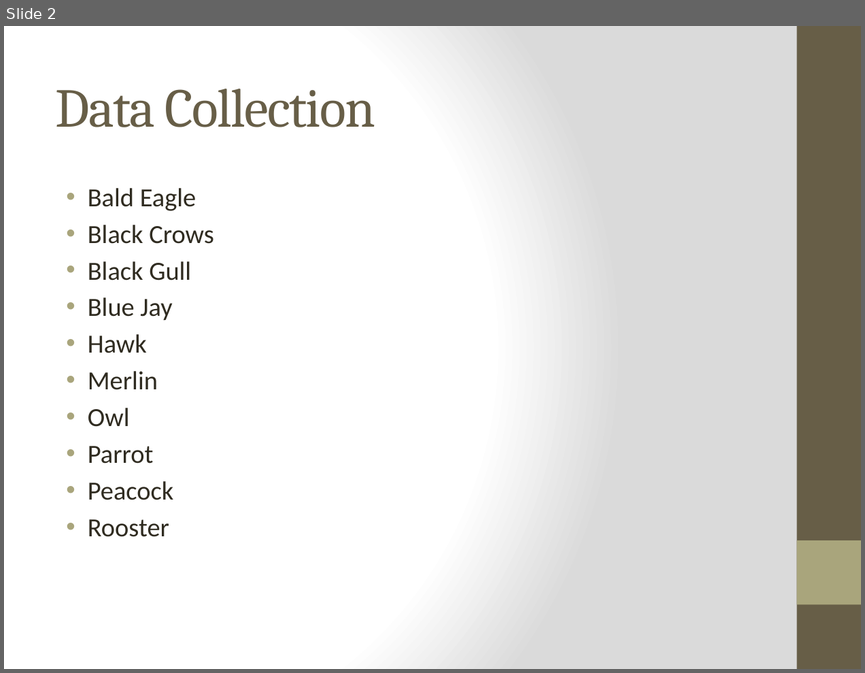
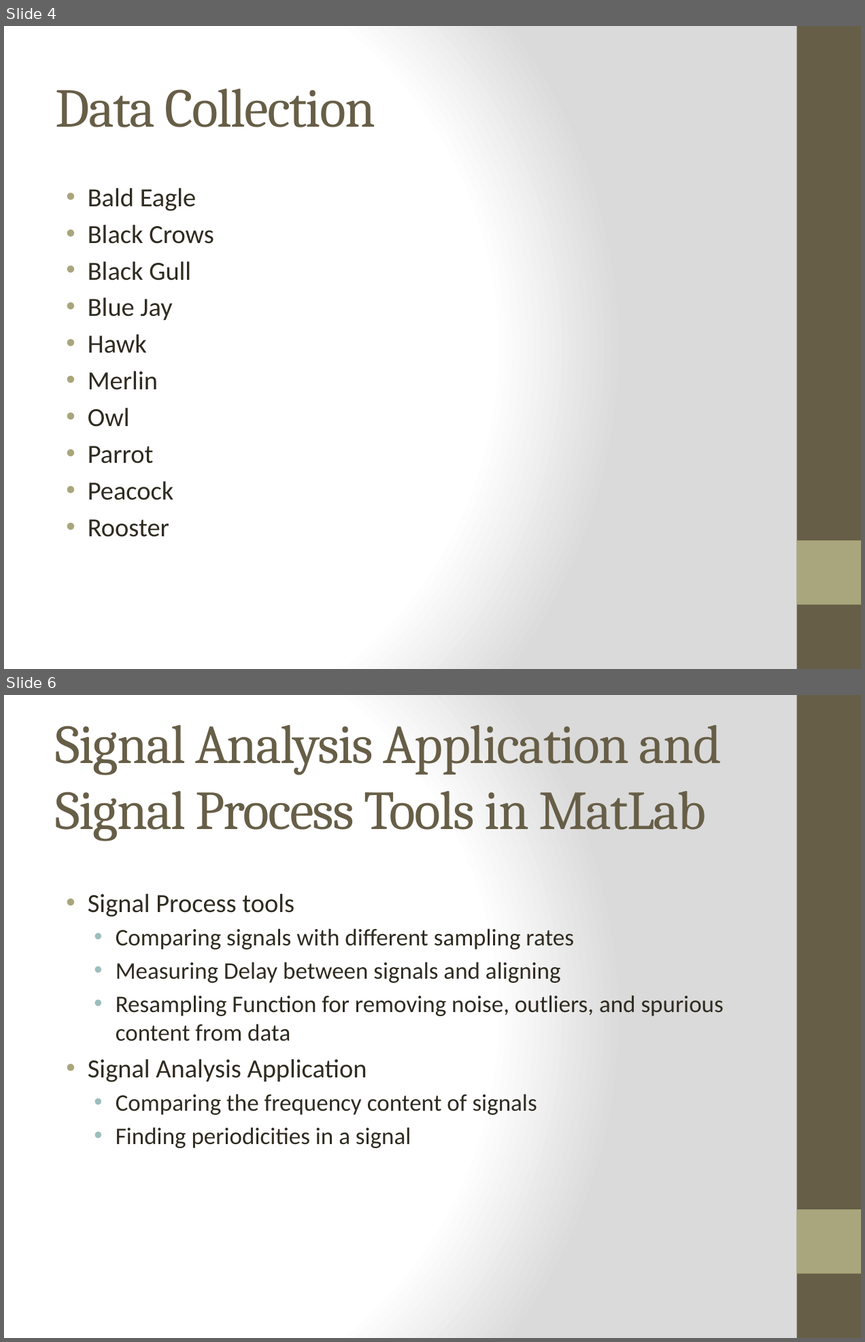
Before and after one commit to weihuang023/PatternRecognitiononSoundofBirds, a slide deck: PowerPoints/SoundofBirds1stPresentation.pptx. Shown one above the other, each under a label of ours: slide 2 before the commit, slides 4 and 6 after it; the slides between them are not shown. The pictures are 865x673 and 865x1342 pixels, drawn with LibreOffice and Linux fonts; fonts in the diff are those of the drawing. Boxes give left, top, right and bottom in pixels: in the first picture for what was removed or moved away, otherwise in the second. Text is boxed around its words. In the diff, an @@ line names an element or a change of style, - is before the commit and + after.

```diff
--- a/PowerPoints/SoundofBirds1stPresentation.pptx
+++ b/PowerPoints/SoundofBirds1stPresentation.pptx
@@ slide 6 added at (x1=4, y1=695, x2=861, y2=1338), background gradient #FFFFFF to #DADADA; not listed: 2 template elements that a slide beside it also shows @@
@@ title added at (x1=56, y1=725, x2=721, y2=841), 46 pt, text #675E47 @@
+Signal Analysis Application and Signal Process Tools in MatLab
@@ text added at (x1=88, y1=894, x2=723, y2=1148), 20 pt, text #2F2B20 @@
+• Signal Process tools
+  • Comparing signals with different sampling rates
+  • Measuring Delay between signals and aligning
+  • Resampling Function for removing noise, outliers, and spurious content from data
+• Signal Analysis Application
+  • Comparing the frequency content of signals
+  • Finding periodicities in a signal
@@ what was slide 2 is now slide 4 @@
```
Also in this commit, not shown: 3 slides changed, 4 other slides added, 1 slide removed, 35 other files.
